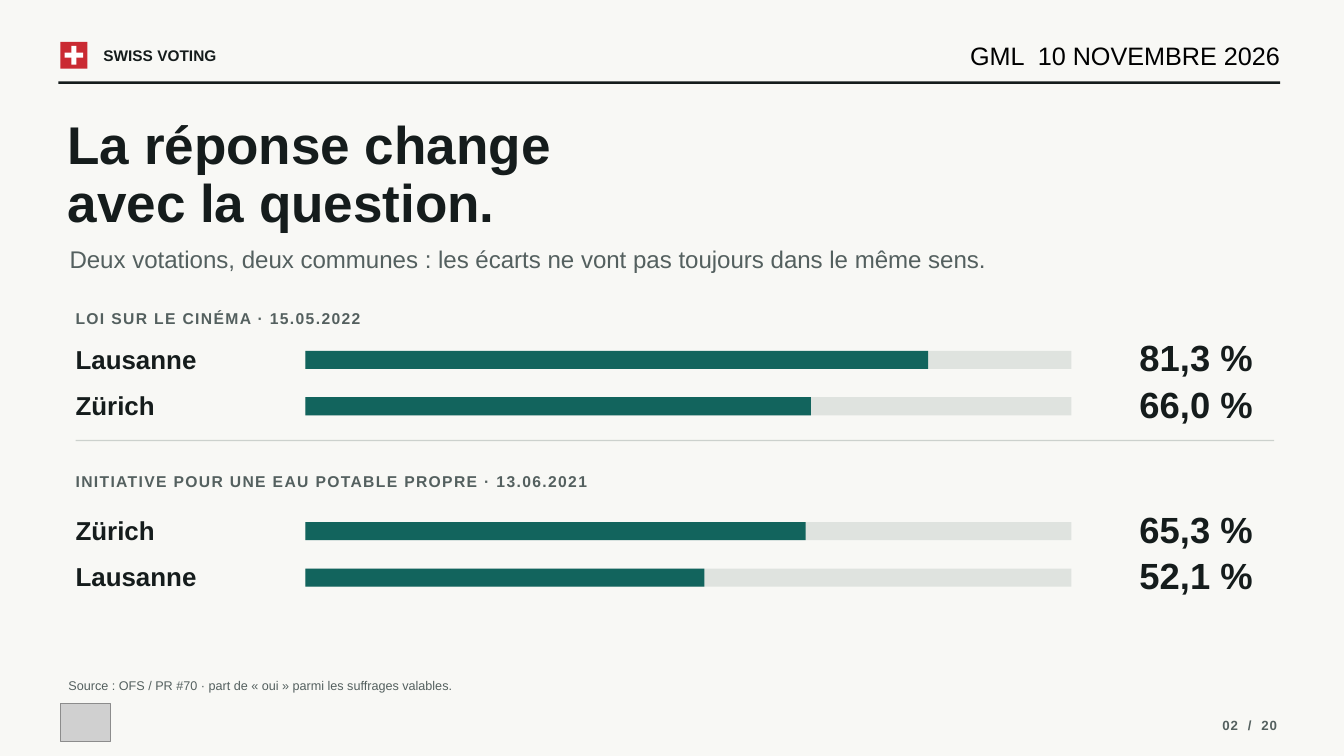
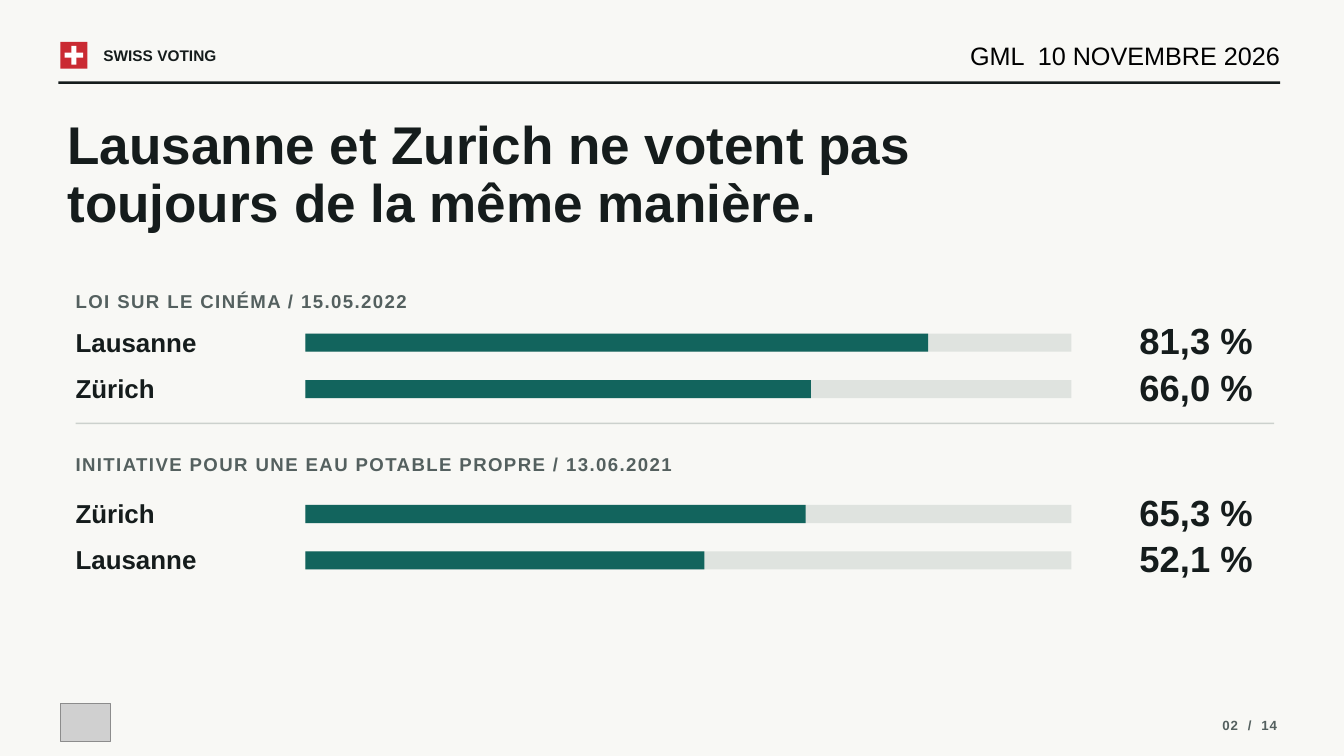
Before and after one commit to VictorGTheCoder/GML-Swiss-Voting, a slide deck: slide 2 of presentation/GML_Presentation.pptx. Drawn at 1344x756 pixels with LibreOffice and Linux fonts; fonts in the diff are those of the drawing; grey boxes stand for pictures. Boxes give left, top, right and bottom in pixels: in the first picture for what was removed or moved away, otherwise in the second. Text is boxed around its words. In the diff, an @@ line names an element or a change of style, - is before the commit and + after.

```diff
--- a/presentation/GML_Presentation.pptx
+++ b/presentation/GML_Presentation.pptx
@@ text at (68,125,910,232): text changed @@
-La réponse change
-avec la question.
+Lausanne et Zurich ne votent pas
+toujours de la même manière.
@@ text removed at (70,250,985,273) @@
-Deux votations, deux communes : les écarts ne vont pas toujours dans le même sens.
@@ text at (76,293,407,308): text changed; size 11.2 to 13.3 pt @@
-LOI SUR LE CINÉMA · 15.05.2022
+LOI SUR LE CINÉMA / 15.05.2022
@@ 2 texts, 1 line: place and size @@
-2 texts, 1 line at (76,441,1274,595)
+2 texts, 1 line at (76,423,1274,578)
@@ text at (76,458,672,471): text changed; size 11.2 to 13.3 pt @@
-INITIATIVE POUR UNE EAU POTABLE PROPRE · 13.06.2021
+INITIATIVE POUR UNE EAU POTABLE PROPRE / 13.06.2021
@@ 8 rectangles, 6 texts: place and size @@
-8 rectangles, 6 texts at (76,345,1210,587)
+8 rectangles, 6 texts at (76,328,1210,570)
@@ text removed at (68,681,452,693) @@
-Source : OFS / PR #70 · part de « oui » parmi les suffrages valables.
@@ text at (1222,721,1277,730): text changed @@
-02 / 20
+02 / 14
```
Also in this commit, not shown: 12 other slides changed, 7 slides removed, 1 other file.
